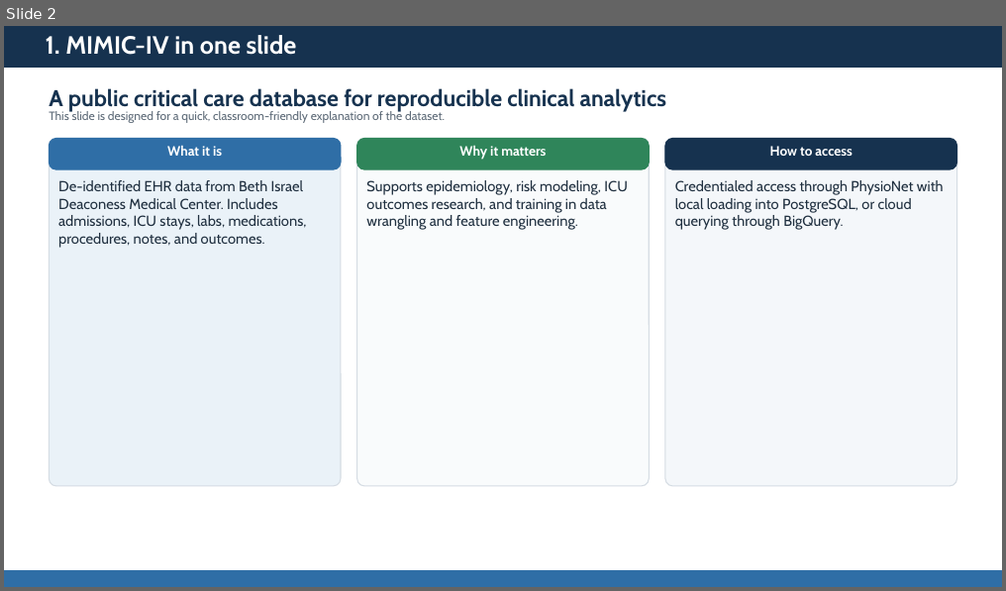
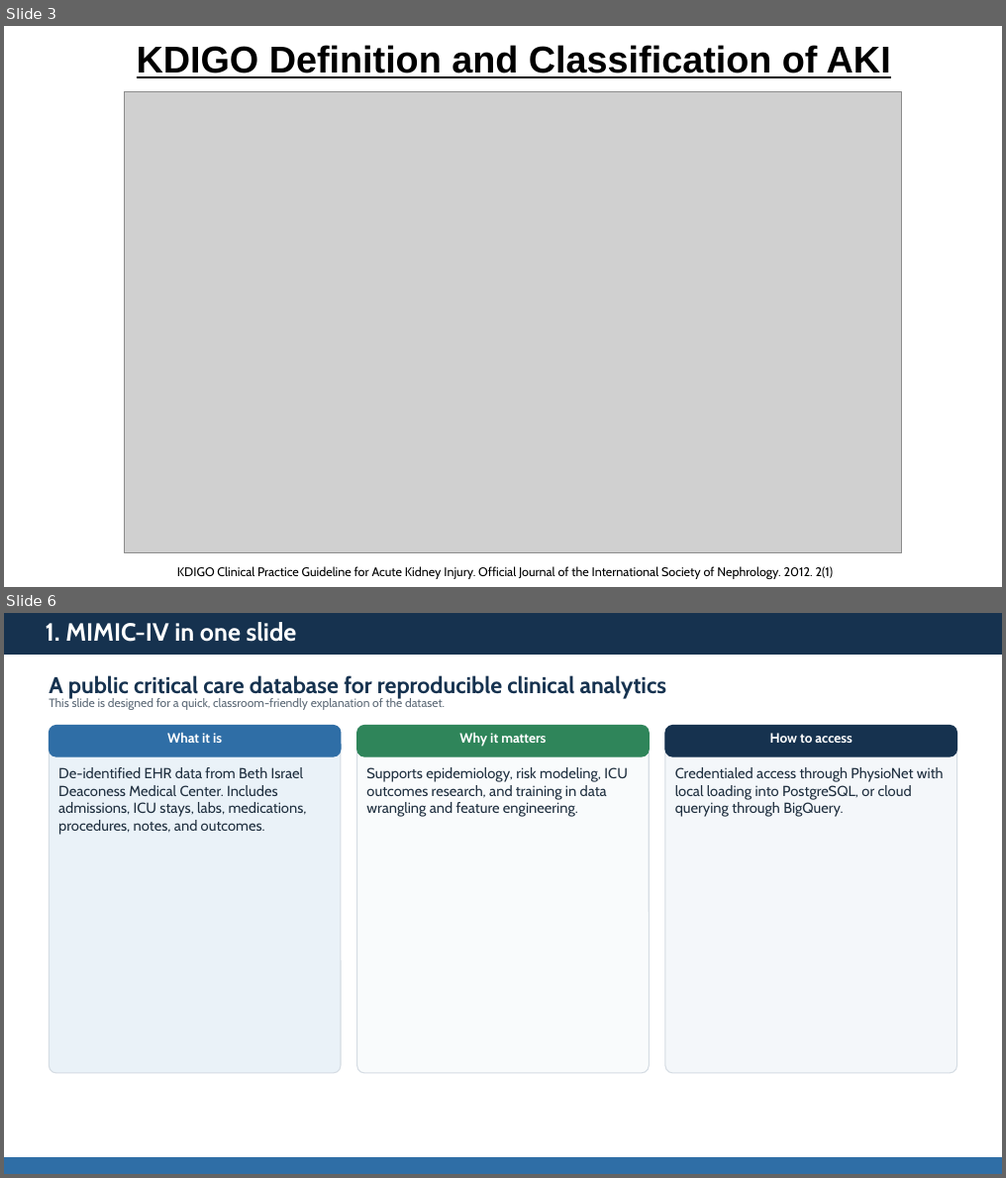
Before and after one commit to AngelJeriko/Juptyer-Janitors-Wrangling-project, a slide deck: final presentation.pptx. Shown one above the other, each under a label of ours: slide 2 before the commit, slides 3 and 6 after it; the slides between them are not shown. The pictures are 1006x591 and 1006x1178 pixels, drawn with LibreOffice and Linux fonts; fonts in the diff are those of the drawing; grey boxes stand for pictures. Boxes give left, top, right and bottom in pixels: in the first picture for what was removed or moved away, otherwise in the second. Text is boxed around its words. In the diff, an @@ line names an element or a change of style, - is before the commit and + after.

```diff
--- a/final presentation.pptx
+++ b/final presentation.pptx
@@ slide 3 added at [4, 26, 1002, 587], background #FFFFFF @@
@@ text added at [137, 45, 891, 78], 36 pt, text #000000, bold, underline @@
+KDIGO Definition and Classification of AKI
@@ picture added at [124, 92, 902, 554] @@
@@ text added at [177, 567, 833, 579], 12 pt, text #000000 @@
+KDIGO Clinical Practice Guideline for Acute Kidney Injury. Official Journal of the International Society of Nephrology. 2012. 2(1)
@@ what was slide 2 is now slide 6 @@
```
Also in this commit, not shown: 1 slide changed, 3 other slides added.
